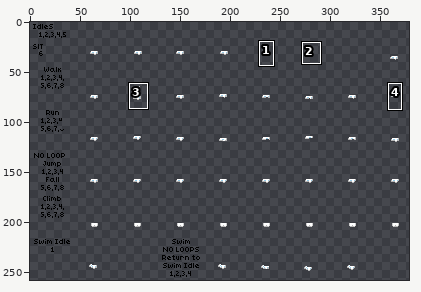
Two states of a pixel-art file, Art+Assets/Diapers.aseprite. The first picture is a wide view before the edit; the outline marks the close-up.
Close-up. As it was:
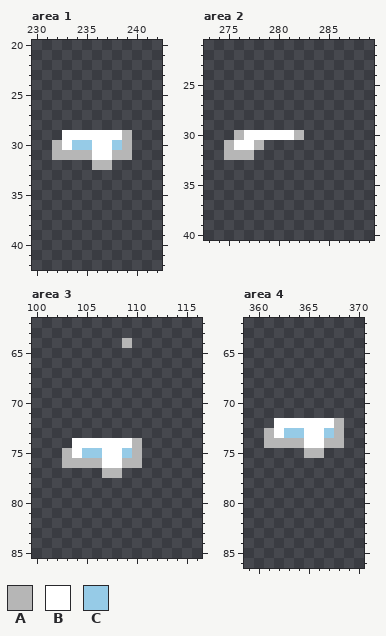
387x258 pixels, 1 frame. Colours within 5 levels of each other are drawn and written as one. Shown: area 1: x 230..242, y 20..42; area 2: x 273..289, y 21..40; area 3: x 100..116, y 62..85; area 4: x 359..370, y 62..86. The wide view leaves out empty margins. The commit also changed other parts of the picture, which this record leaves out.
Palette (. is transparent): A #b6b6b6  B #ffffff  C #96cbe7
Pixels before, area 1, first column x 232:
29 .BBBBBBA
30 ABCCBBCA
31 AAAABBAA
32 ....AA..
Pixels before, area 2, first column x 275:
30 .ABBBBBA
31 ABBA....
32 AAA.....
Pixels before, area 3, first column x 103:
64 ......A.
65 ........
66 ........
67 ........
68 ........
69 ........
70 ........
71 ........
72 ........
73 ........
74 .BBBBBBA
75 ABCCBBCA
76 AAAABBAA
77 ....AA..
Pixels before, area 4, first column x 361:
72 .BBBBBBA
73 ABCCBBCA
74 AAAABBAA
75 ....AA..
Once edited:
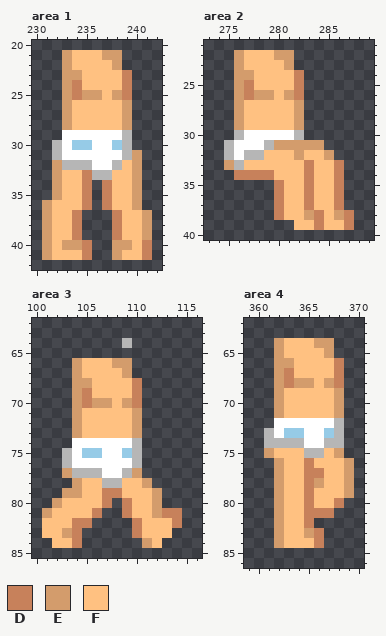
Colours new in this view: D #c7815b  E #d39c6c  F #ffc181
What changed:
layer "MaleBody" now shown
layer "HighCutSlimPadding" now hidden
layer "Longer Cut Padding" added
Changed rows in their new state; - is an unchanged pixel.
Area 1, layers "Longer Cut Padding", "MaleBody":
first column x 231:
21 --EFFFEE---
22 --EFFFFE---
23 --EEFFFFD--
24 --EDFFFFD--
25 --EDEEFED--
26 --EFFFFFE--
27 --EFFFFFE--
28 --EFFFFFE--
31 --BBB--B-E-
32 -EAAABBAFE-
33 -EFFDAAFFE-
34 -EFFD-DFFE-
35 -EFFD-DFFE-
36 EFFFD-DFFE-
37 EFFD---DFFE
38 EFFD---DFFE
39 EFFD---DFFE
40 EFEED--EEFD
41 EFFFD--EFFD
Area 2, layers "Longer Cut Padding", "MaleBody":
first column x 275:
22 -EFFFEE------
23 -EFFFFE------
24 -EEFFFFD-----
25 -EDFFFFD-----
26 -EDEEFED-----
27 -EFFFFFE-----
28 -EFFFFFE-----
29 -EFFFFFE-----
31 ---BAEEEEE---
32 -B-AFFFEFFE--
33 EAFFFFFFDFFD-
34 -DDDDFFFDFFD-
35 -----DFFDFFD-
36 -----DFFDFFD-
37 -----DFFDFFD-
38 -----DFFEDFED
39 -------FFDFFD
Area 3, layers "Longer Cut Padding", "MaleBody":
first column x 101:
66 ---EFFFEE-----
67 ---EFFFFE-----
68 ---EEFFFFD----
69 ---EDFFFFD----
70 ---EDEEFED----
71 ---EFFFFFE----
72 ---EFFFFFE----
73 ---EFFFFFE----
76 ---BBB--B-----
77 --EAAABBAE----
78 ---EFFAAFFE---
79 --EEFFDDFFFE--
80 -EFFFFD-DFFE--
81 EFFFFD--DFFEDD
82 FFFDD----DFFFD
83 FFED-----DFFF-
84 -FFD------EF--
Area 4, layer "MaleBody":
first column x 362:
64 EFFFEE-
65 EFFFFE-
66 EEFFFFD
67 EDFFFFD
68 EDEEFED
69 EFFFFFE
70 EFFFFFE
71 EFFFFFE
first column x 361:
75 EFFF--FE-
76 -EFFDFFFE
77 -EFFDDFFE
78 -EFFDEFFE
79 -EFFDFFFE
80 -EFFDFFD-
81 -EFFDDD--
82 -EFFD----
83 -EFFED---
84 -EFFFD---
Changed places in both close-ups, as pixel boxes (x1, y1, x2, y2):
changed: (42, 50, 152, 260)
changed: (224, 50, 354, 230)
changed: (42, 358, 182, 548)
added: (264, 338, 354, 548)
